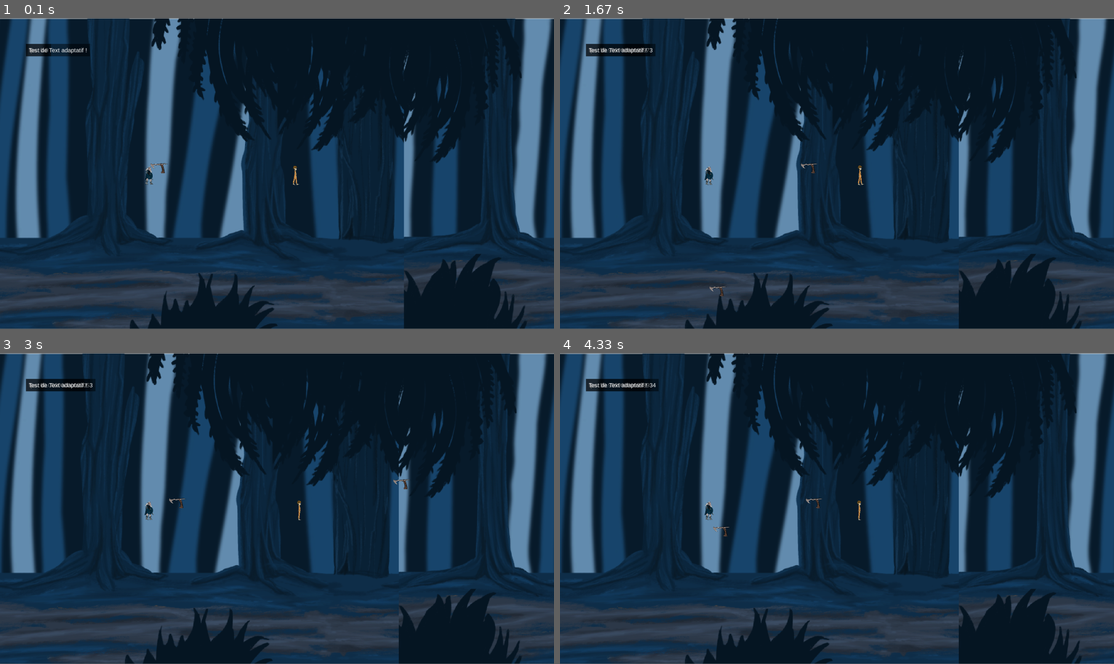
Above: before the commit, frames 1-4 (two rows, left to right).
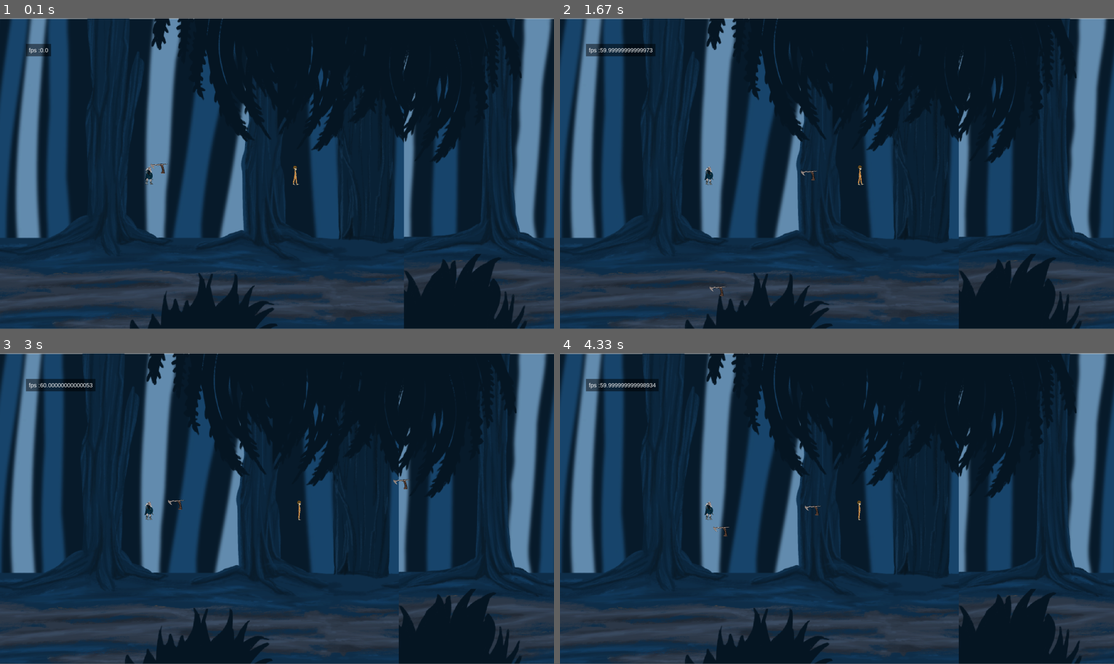
Above: after the commit, the same moments.

Repository: MomoCrash/gc-ministudio
Game: pygame game, started from main.py
Two runs of this game, one before a commit and one after it. Both use one fixed random seed, a clock stepped at 60 frames per second and the inputs below.
Inputs (mouse positions are in pixels of both pictures, inside the frame that each line leads up to):
- Up to frame 1 (0.1 s): no input
- Up to frame 2 (1.67 s): click (837, 173) at 0.38 s; tap Q at 0.67 s; tap D at 1, 1.33 s
- Up to frame 3 (3 s): click (421, 480) at 2.22 s
- Up to frame 4 (4.33 s): press the mouse at (981, 480) at 3.03 s; move the mouse to (842, 520) at 3.13 s; release the mouse at (704, 564) at 3.27 s; click (681, 542) at 3.38 s; press the mouse at (681, 542) at 3.7 s; move the mouse to (698, 496) at 3.8 s; release the mouse at (715, 449) at 3.93 s

The runs differ from the first frame. In frame 1, 0.3% of the frame differs, in the area x 4-31%, y 8-50%; in frame 2, 0.3%; in frame 3, 0.3%; in frame 4, 0.3%, in the area x 4-48%, y 8-53%.

Commit message:
attack cac ajoutée manque le dégat

Diff:
--- /dev/null
+++ b/Assets/SpriteSheets/Player/AttackLeft/param.txt
@@ -0,0 +1,2 @@
+w:40
+h:80
--- /dev/null
+++ b/Assets/SpriteSheets/Player/AttackRight/param.txt
@@ -0,0 +1,2 @@
+w:40
+h:80
--- a/entity.py
+++ b/entity.py
@@ -67,14 +67,31 @@
         self.health = 10
         self.isHit = False
         self.shield = False
+        self.CanAttack = True
+        self.AttackRange = 70
+        self.isAttacking = False
+        self.timer_between_attack = Timer(1, self.enableMeleeAttack)
 
     def FinishAnim(self):
         self.isHit = False
-
-    def update( self, surface: pygame.Surface, camera: Vector2, mapElements: list[ GameObject ] ) -> None:
+        self.isAttacking = False
+
+    def enableMeleeAttack(self):
+        self.CanAttack = True
+
+    def MeleeAttack(self):
+        if self.CanAttack == False:
+            return
+        else:
+            self.isAttacking = True
+            self.CanAttack = False
+            self.timer_between_attack.start()
+
+    def update( self, surface: pygame.Surface, camera: Vector2, mapElements: list[ GameObject ],dt ) -> None:
         pressedKey = pygame.key.get_pressed()
         self.playerMovement( pressedKey, mapElements )
         self.playerJump( pressedKey, mapElements )
+        self.timer_between_attack.update(dt)
 
 
         self.velocity.y = 0
@@ -85,13 +102,17 @@
                   self.spriteRenderer.spriteSheetRef = SpriteSheetsRef.PLAYER_GET_HIT_LEFT
             elif self.shield:
                 self.spriteRenderer.spriteSheetRef = SpriteSheetsRef.PLAYER_SHIELD_LEFT
+            elif self.isAttacking:
+                self.spriteRenderer.spriteSheetRef = SpriteSheetsRef.PLAYER_ATTACK_LEFT
             else:
                 self.spriteRenderer.spriteSheetRef = SpriteSheetsRef.PLAYER_WALK_LEFT
         else:
             if self.isHit:
-                 self.spriteRenderer.spriteSheetRef = SpriteSheetsRef.PLAYER_GET_HIT_RIGHT
+                self.spriteRenderer.spriteSheetRef = SpriteSheetsRef.PLAYER_GET_HIT_RIGHT
             elif self.shield:
                 self.spriteRenderer.spriteSheetRef = SpriteSheetsRef.PLAYER_SHIELD_RIGHT
+            elif self.isAttacking:
+                self.spriteRenderer.spriteSheetRef = SpriteSheetsRef.PLAYER_ATTACK_RIGHT
             else:
                 self.spriteRenderer.spriteSheetRef = SpriteSheetsRef.PLAYER_WALK_RIGHT
 
@@ -121,7 +142,11 @@
                 mob.shield = False
                 self.enableThrow()
                 return
-
+            """
+        self.transform.anchor = (0.5,0.5)
+        mob.transform.anchor = (0.5,0.5)
+        if self.transform.position.x + (self.GetWidth() if self.velocity.x > 0 else -self.GetWidth()) == mob.transform.position.x + (mob.GetWidth() if mob.velocity.x > 0 else -mob.GetWidth()):
+            """
 
 
 
@@ -256,7 +281,6 @@
         self.AttackRange = 50
         self.isAttacking = False
         self.isHit = False
-        #self.HammerImage = Assets.GetSprite(SpritesRef.TOMAHAWK).copy()
 
     def movement( self, player: Player, dt ):
         if self.transform.position.distanceTo( player.transform.position ) < self.maximum_distance:
@@ -367,8 +391,8 @@
             return
 
         if self.maximum_distance < self.transform.position.distanceTo( player.transform.position ) < self.maximum_throw_distance:
-            self.hammer = GameObject(position=Vector2(self.transform.position.x,self.transform.position.y))
-            self.Vecteur_directeur = Vector2(player.transform.position.x - self.transform.position.x, player.transform.position.y - self.transform.position.y)
+            self.hammer = GameObject(position=Vector2(self.transform.position.x,self.transform.position.y), anchor=(0.5,0.5))
+            self.Vecteur_directeur = Vector2(player.transform.position.x - self.transform.position.x + player.GetWidth()//2, player.transform.position.y - self.transform.position.y + player.GetHeight()//2)
             self.Vecteur_directeur.normalizeToSelf()
             self.CanThrow = False
             self.shoot_timer.start()
--- a/game.py
+++ b/game.py
@@ -66,6 +66,8 @@
                     self.player.Attack()
                 if event.button == 3:
                     self.player.Defence()
+                if event.button == 2:
+                    self.player.MeleeAttack()
             if event.type == pygame.MOUSEBUTTONUP:
                 self.player.DesactivateDefence()
 
@@ -81,7 +83,7 @@
             self.surface.blit(segment.texture, (i * self.width - self.camera.x, 0))
 
         self.mob.DamagePlayer(self.player)
-        self.player.update( self.surface, self.camera, self.map.colliders )
+        self.player.update( self.surface, self.camera, self.map.colliders, self.dt )
 
 
         self.map.draw(self.screen, self.camera)
@@ -110,7 +112,7 @@
         self.text.draw_text("fps :" + str(self.clock.get_fps()), (255, 255, 255), 100, 100, 10, 10)
 
 
-        self.text.draw_text("Test de Text adaptatif !", (255, 255, 255), 100, 100, 10, 10)
+        #self.text.draw_text("Test de Text adaptatif !", (255, 255, 255), 100, 100, 10, 10)
 
         pygame.display.flip()
 
--- a/texture.py
+++ b/texture.py
@@ -33,6 +33,8 @@
     ENNEMY_SHIELD_RIGHT = auto()
 
 
+    PLAYER_ATTACK_LEFT = auto()
+    PLAYER_ATTACK_RIGHT = auto()
     PLAYER_GET_HIT_LEFT = auto()
     PLAYER_GET_HIT_RIGHT = auto()
     PLAYER_WALK_LEFT = auto()
Binary file added: Assets/SpriteSheets/Player/AttackLeft/attaque 1.png
Binary file added: Assets/SpriteSheets/Player/AttackLeft/attaque 2.png
Binary file added: Assets/SpriteSheets/Player/AttackLeft/attaque 3.png
Binary file added: Assets/SpriteSheets/Player/AttackLeft/attaque 4.png
Binary file added: Assets/SpriteSheets/Player/AttackLeft/attaque 5.png
Binary file added: Assets/SpriteSheets/Player/AttackRight/attaque 1.png
Binary file added: Assets/SpriteSheets/Player/AttackRight/attaque 2.png
Binary file added: Assets/SpriteSheets/Player/AttackRight/attaque 3.png
Binary file added: Assets/SpriteSheets/Player/AttackRight/attaque 4.png
Binary file added: Assets/SpriteSheets/Player/AttackRight/attaque 5.png
